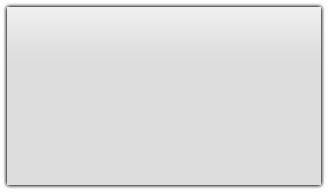
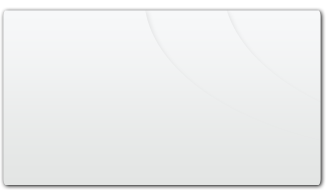
Comparing the layer stacks of the two w=328, h=192 images. Changes:
added group "Groupe 1" with 2 layers above "Forme 1" over 144, 3, 326, 142
added layer "Forme 2" (10%) in group "Groupe 1" over 144, 3, 326, 142
added layer "Forme 2 copie" (10%) in group "Groupe 1" over 224, 3, 326, 106
added layer "Forme 1" (1st of 2) above "Forme 1" over 3, 10, 321, 185
hid "Calque 2" over 7, 7, 321, 185
